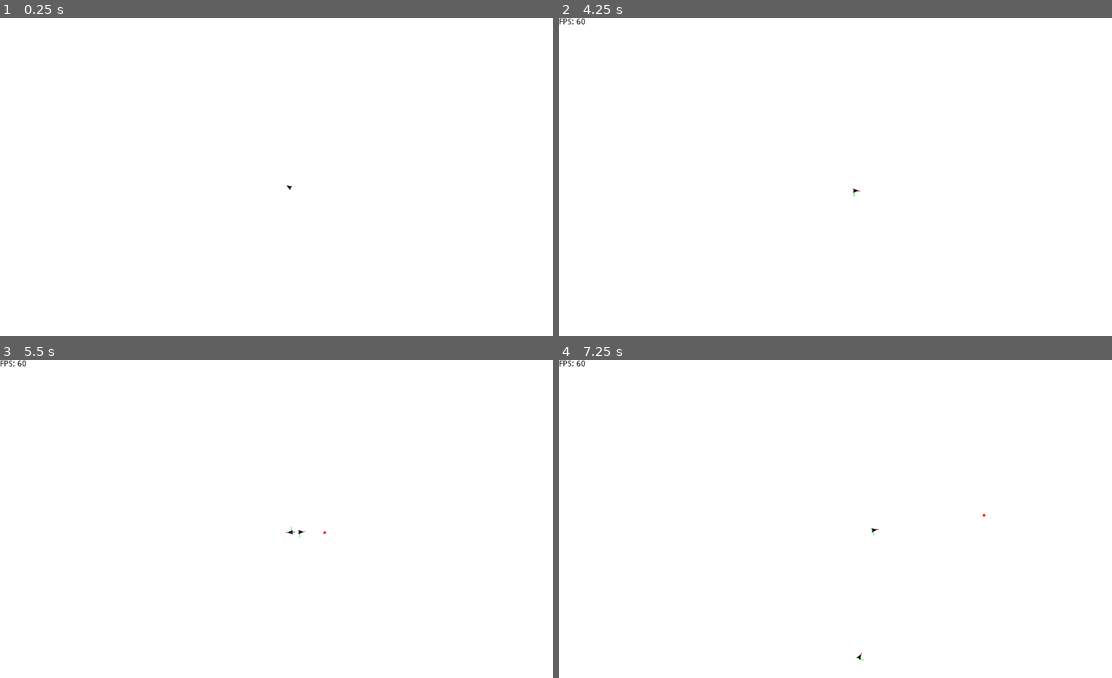
Above: before the commit, frames 1-4 (two rows, left to right).
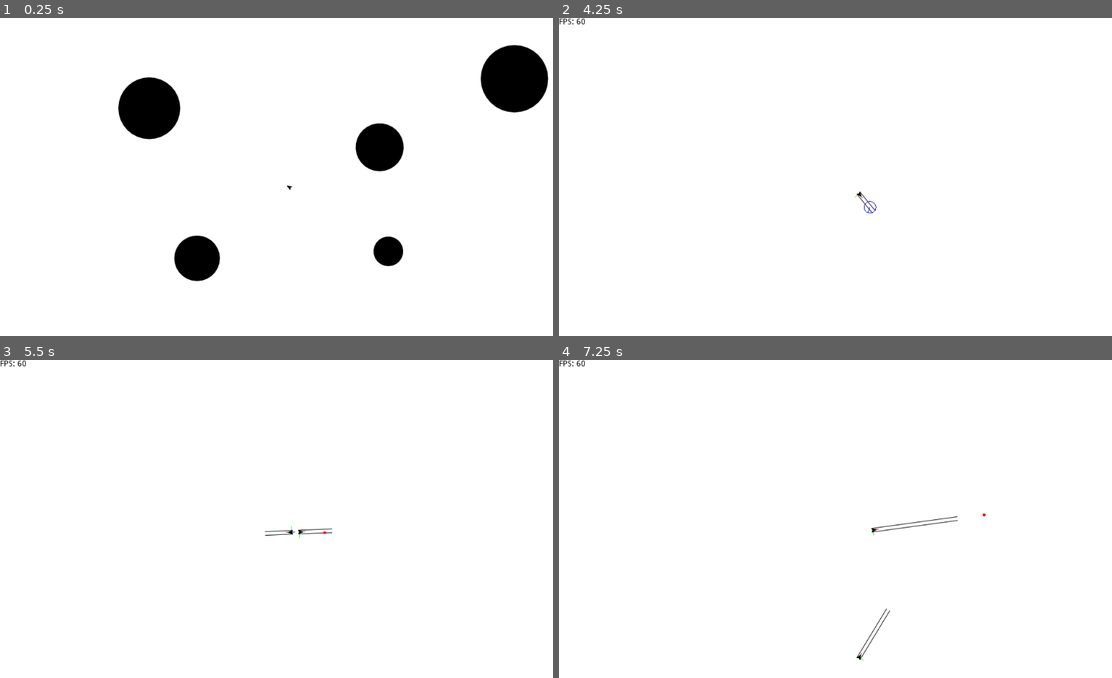
Above: after the commit, the same moments.

Repository: Whiskydog/steering-behaviors-godot
Game: Godot game, scene res://scenes/test_obstacle.tscn
Two runs of this game, one before a commit and one after it. Both use one fixed random seed, a clock stepped at 60 frames per second and the inputs below. Before the commit the project starts from res://scenes/test_seek.tscn.
Inputs (mouse positions are in pixels of both pictures, inside the frame that each line leads up to):
- Up to frame 1 (0.25 s): no input
- Up to frame 2 (4.25 s): tap Enter at 0.5, 3.5 s; move the mouse to (984, 173) at 0.52 s; hold Right (right) 0.53-1.28 s; hold 5 (arrive) 0.53-1.28 s; tap 4 (evade) at 0.8, 1.35 s; move the mouse to (735, 208) at 1.27 s; tap 2 (flee) at 1.55 s; move the mouse to (912, 113) at 2.02 s; hold 2 (flee) 2.03-2.78 s; hold Right (right) 2.03-3.53 s; tap 3 (pursuit) at 2.3, 2.85 s; tap Space at 2.75 s; move the mouse to (824, 259) at 2.77 s; tap 1 (seek) at 3.05 s; move the mouse to (1029, 243) at 3.52 s; hold 1 (seek) from 3.53 s (still down); tap 6 (wander) at 3.8 s; tap F5 (debug) at 4.15 s
- Up to frame 3 (5.5 s): move the mouse to (116, 480) at 4.27 s; release 1 (seek) at 4.28 s; tap 6 (wander) at 4.35 s; tap 5 (arrive) at 4.55 s; move the mouse to (326, 531) at 5.02 s; hold 5 (arrive) from 5.03 s (still down); tap 4 (evade) at 5.3 s
- Up to frame 4 (7.25 s): move the mouse to (763, 445) at 5.77 s; release 5 (arrive) at 5.78 s; hold Right (right) from 5.78 s (still down); tap 4 (evade) at 5.85 s; tap 2 (flee) at 6.05 s; move the mouse to (984, 515) at 6.52 s; hold 2 (flee) from 6.53 s (still down); tap 3 (pursuit) at 6.8 s

The runs differ from the first frame. In frame 1, 6.2% of the frame differs, in the area x 21-100%, y 8-83%; in frame 2, less than 0.1%; in frame 3, 0.1%; in frame 4, 0.2%.
Error before the commit: Parse Error: Mixed tabs and spaces in indentation. (res://scripts/wander_circle.gd:35)

Commit message:
Implemented obstacle avoidance

Diff:
--- a/project.godot
+++ b/project.godot
@@ -16,12 +16,18 @@
 [application]
 
 config/name="Steering Behaviors Test"
-run/main_scene="res://scenes/test_seek.tscn"
+run/main_scene="res://scenes/test_obstacle.tscn"
 config/icon="res://icon.png"
 
 [autoload]
 
 Global="*res://scripts/global.gd"
+SteeringEngine="*res://scripts/steer_engine.gd"
+
+[display]
+
+window/stretch/mode="viewport"
+window/stretch/aspect="keep"
 
 [input]
 
--- /dev/null
+++ b/scenes/obstacle.tscn
@@ -0,0 +1,9 @@
+[gd_scene load_steps=2 format=2]
+
+[ext_resource path="res://scripts/obstacle.gd" type="Script" id=1]
+
+[node name="Obstacle" type="StaticBody2D"]
+script = ExtResource( 1 )
+radius = 10.0
+
+[node name="Collider" type="CollisionShape2D" parent="."]
--- a/scenes/steerable.tscn
+++ b/scenes/steerable.tscn
@@ -14,3 +14,14 @@
 
 [node name="WanderCircle" type="Node2D" parent="."]
 script = ExtResource( 3 )
+distance_from_parent = 30.0
+
+[node name="RayCast" type="RayCast2D" parent="."]
+position = Vector2( -2, 3.2 )
+enabled = true
+cast_to = Vector2( 0, 0 )
+
+[node name="RayCast2" type="RayCast2D" parent="."]
+position = Vector2( -2, -3.2 )
+enabled = true
+cast_to = Vector2( 0, 0 )
--- /dev/null
+++ b/scenes/test_obstacle.tscn
@@ -0,0 +1,39 @@
+[gd_scene load_steps=5 format=2]
+
+[ext_resource path="res://scenes/obstacle.tscn" type="PackedScene" id=1]
+[ext_resource path="res://scenes/steerable.tscn" type="PackedScene" id=2]
+[ext_resource path="res://scripts/mouse_target.gd" type="Script" id=3]
+[ext_resource path="res://scripts/test_obstacle.gd" type="Script" id=4]
+
+[node name="TestObstacle" type="Node2D"]
+script = ExtResource( 4 )
+
+[node name="Camera2D" type="Camera2D" parent="."]
+current = true
+
+[node name="Obstacles" type="Node" parent="."]
+
+[node name="Obstacle" parent="Obstacles" instance=ExtResource( 1 )]
+position = Vector2( -253.234, -143.198 )
+radius = 53.18
+
+[node name="Obstacle2" parent="Obstacles" instance=ExtResource( 1 )]
+position = Vector2( 146.212, -75.3672 )
+radius = 41.18
+
+[node name="Obstacle3" parent="Obstacles" instance=ExtResource( 1 )]
+position = Vector2( -170.33, 117.573 )
+radius = 39.07
+
+[node name="Obstacle4" parent="Obstacles" instance=ExtResource( 1 )]
+position = Vector2( 161.286, 105.514 )
+radius = 25.28
+
+[node name="Obstacle5" parent="Obstacles" instance=ExtResource( 1 )]
+position = Vector2( 379.85, -194.447 )
+radius = 58.01
+
+[node name="Steerable" parent="." instance=ExtResource( 2 )]
+
+[node name="MouseTarget" type="Node2D" parent="."]
+script = ExtResource( 3 )
--- a/scenes/test_stay.tscn
+++ b/scenes/test_stay.tscn
@@ -10,4 +10,4 @@
 current = true
 
 [node name="Steerable" parent="." instance=ExtResource( 2 )]
-max_speed = 150.0
+max_speed = 120.0
--- a/scripts/collider.gd
+++ b/scripts/collider.gd
@@ -8,5 +8,9 @@
 	self.polygon = poly
 
 
+func _process(_delta):
+	update()
+
+
 func _draw():
-	self.draw_polygon(polygon, [Color.black], [], null, null, true)
+	self.draw_polygon(polygon, [get_parent().color], [], null, null, true)
--- /dev/null
+++ b/scripts/obstacle.gd
@@ -0,0 +1,39 @@
+tool
+extends StaticBody2D
+
+
+export(float) var radius = 10.0
+
+
+func _ready():
+	if not Engine.editor_hint:
+		$'Collider'.set_shape(CircleShape2D.new())
+		$'Collider'.shape.set_radius(radius)
+
+
+func _process(_delta):
+	if Engine.editor_hint:
+		update()
+
+
+func _draw():
+	draw_smooth_circle(radius, Color.black)
+
+
+func draw_smooth_circle(_radius, color, max_error = .25):
+	if _radius <= 0.0:
+		return
+
+	var max_points = 32
+
+	var num_points = ceil(PI / acos(1.0 - max_error / _radius))
+	num_points = clamp(num_points, 3, max_points)
+
+	var points = PoolVector2Array([])
+
+	for i in num_points:
+		var phi = i * PI*2 / num_points
+		var v = Vector2(sin(phi), cos(phi))
+		points.push_back(v * _radius)
+
+	draw_colored_polygon(points, color, PoolVector2Array(), null, null, true)
--- a/scripts/steer_engine.gd
+++ b/scripts/steer_engine.gd
@@ -2,60 +2,59 @@
 
 
 const ANGLE_CHANGE = 50.0
-onready var p = get_parent() # Behavior owner
 
 
 func _ready():
     self.name = 'SteeringEngine'
 
 
-func seek(target) -> Vector2:
+func seek(boid, target) -> Vector2:
     # Set desired velocity to the unit vector that points towards the target
     # Multiply it by parent max speed to get a velocity vector
-    var desired_velocity = (target.position - p.position).normalized() * p.max_speed
+    var desired_velocity = (target.position - boid.position).normalized() * boid.max_speed
 
     # We return the desired velocity minus the parent's current velocity
     # This will make the parent steer towards the target
-    return desired_velocity - p.velocity
+    return desired_velocity - boid.velocity
 
 
-func seek_pos(target_pos: Vector2) -> Vector2:
-    var desired_velocity = (target_pos - p.position).normalized() * p.max_speed
-    return desired_velocity - p.velocity
+func seek_pos(boid, target_pos: Vector2) -> Vector2:
+    var desired_velocity = (target_pos - boid.position).normalized() * boid.max_speed
+    return desired_velocity - boid.velocity
 
 
-func flee(target) -> Vector2:
+func flee(boid, target) -> Vector2:
     # Same than seek but inverting the unit vector
-    var desired_velocity = (p.position - target.position).normalized() * p.max_speed
-    return desired_velocity - p.velocity
+    var desired_velocity = (boid.position - target.position).normalized() * boid.max_speed
+    return desired_velocity - boid.velocity
 
 
-func flee_pos(target_pos: Vector2) -> Vector2:
-    var desired_velocity = (p.position - target_pos).normalized() * p.max_speed
-    return desired_velocity - p.velocity
+func flee_pos(boid, target_pos: Vector2) -> Vector2:
+    var desired_velocity = (boid.position - target_pos).normalized() * boid.max_speed
+    return desired_velocity - boid.velocity
 
 
-func pursuit(target) -> Vector2:
+func pursuit(boid, target) -> Vector2:
     # We get the distance between parent and target
-    var distance = (target.position - p.position).length()
+    var distance = (target.position - boid.position).length()
 
     # T is how many cicles will take us to get to the target based on the target speed
     var T = distance / target.max_speed
 
     # We predict where the target will be in T cicles and do a seek towards that position
     var future_pos = target.position + target.velocity * T
-    return seek_pos(future_pos)
+    return seek_pos(boid, future_pos)
 
 
-func evade(target) -> Vector2:
+func evade(boid, target) -> Vector2:
     # Same than pursuit but we flee from the target position instead of seeking it
-    var distance = (target.position - p.position).length()
+    var distance = (target.position - boid.position).length()
     var T = distance / target.max_speed
     var future_pos = target.position + target.velocity * T
-    return flee_pos(future_pos)
+    return flee_pos(boid, future_pos)
 
 
-func arrive(target) -> Vector2:
+func arrive(boid, target) -> Vector2:
     #var desired = target.position - p.position
     #var d = desired.length()
     #desired = desired.normalized()
@@ -67,7 +66,7 @@
     #return desired - p.velocity
 
     # We determine the offset vector between target and parent position
-    var target_offset = target.position - p.position
+    var target_offset = target.position - boid.position
     # We determine distance between target and parent
     var distance = target_offset.length()
 
@@ -75,42 +74,56 @@
     # Then clipping it between this new speed and max speed
     # If we're outside slowing distance we just get max speed, otherwise we get a 0-1 range that slows
     # our speed down to zero. Clipped speed is the minimum between this speed and max speed
-    var ramped_speed = p.max_speed * (distance / p.slowing_distance)
-    var clipped_speed = min(ramped_speed, p.max_speed)
+    var ramped_speed = boid.max_speed * (distance / boid.slowing_distance)
+    var clipped_speed = min(ramped_speed, boid.max_speed)
 
     # We get desired velocity by dividing our speed by distance, basically this gives us the velocity length, then
     # setting this length to the target offset vector (to keep correct heading)
     var desired_velocity = (clipped_speed / distance) * target_offset
-    return desired_velocity - p.velocity
+    return desired_velocity - boid.velocity
 
 
-func wander(wander_circle) -> Vector2:
+func wander(boid, wander_circle) -> Vector2:
     wander_circle.wander_angle += randf() * deg2rad(ANGLE_CHANGE) - deg2rad(ANGLE_CHANGE) * .5
     #p.wander_angle = clamp(p.wander_angle, -2*PI, 2*PI)
-    return seek_pos(wander_circle.global_position +
+    return seek_pos(boid, wander_circle.global_position +
             polar2cartesian(wander_circle.radius, wander_circle.wander_angle + wander_circle.parent_rotation()))
 
 
-func follow_flow_field(flow_field) -> Vector2:
-    var desired_velocity = flow_field.lookup(p.position)
-    return desired_velocity * p.max_speed
+func follow_flow_field(boid, flow_field) -> Vector2:
+    var desired_velocity = flow_field.lookup(boid.position)
+    return desired_velocity * boid.max_speed
 
 
-func stay_within_rect(rect: Rect2) -> Vector2:
-    var desired = polar2cartesian(p.max_speed, p.rotation)
+func stay_within_rect(boid, rect: Rect2) -> Vector2:
+    var desired = boid.velocity
 
-    if p.position.x < rect.position.x:
-        desired = Vector2(p.max_speed, p.velocity.y)
-    elif p.position.x > rect.end.x:
-        desired = Vector2(-p.max_speed, p.velocity.y)
+    if boid.position.x < rect.position.x:
+        desired = Vector2(boid.max_speed, boid.velocity.y)
+    elif boid.position.x > rect.end.x:
+        desired = Vector2(-boid.max_speed, boid.velocity.y)
 
-    if p.position.y < rect.position.y:
-        desired = Vector2(p.velocity.x, p.max_speed)
-    elif p.position.y > rect.end.y:
-        desired = Vector2(p.velocity.x, -p.max_speed)
+    if boid.position.y < rect.position.y:
+        desired = Vector2(boid.velocity.x, boid.max_speed)
+    elif boid.position.y > rect.end.y:
+        desired = Vector2(boid.velocity.x, -boid.max_speed)
 
-    return desired - p.velocity
+    return desired - boid.velocity
 
 
-func avoid_obstacles(obstacles):
-    pass
+func avoid_obstacles(boid: KinematicBody2D, _unused) -> Vector2:
+    var rc = null
+    if boid.raycast.is_colliding():
+        rc = boid.raycast
+    elif boid.raycast2.is_colliding():
+        rc = boid.raycast2
+
+    if rc != null:
+        var collider = rc.get_collider()
+        var force = (rc.get_collision_point() - collider.position).normalized() * boid.max_speed
+        return force
+    #if boid.raycast.is_colliding():
+    #    var collider = boid.raycast.get_collider()
+    #    var force = (boid.raycast.get_collision_point() - collider.position).normalized() * boid.max_speed
+    #    return force
+    return Vector2.ZERO
--- a/scripts/steerable.gd
+++ b/scripts/steerable.gd
@@ -1,26 +1,28 @@
 extends KinematicBody2D
 
 
-var steer_func_ref
-
-var wander_circle: Node2D
-var target
+var behaviors = []
+var targets = []
 
 var velocity = Vector2.ZERO
 var acceleration = Vector2.ZERO
 var steering_force = Vector2.ZERO
 
-var steer_engine: Node = preload('steer_engine.gd').new()
+onready var steer_engine: Node = $'/root/SteeringEngine'
 onready var global: Node = $'/root/Global'
+onready var raycast = $RayCast
+onready var raycast2 = $RayCast2
 
 export(float) var slowing_distance = 100.0
 export(float) var max_speed: float = 260.0
 export(float) var max_force: float = 6.0
+var see_ahead = 150.0
+var wander_circle: Node2D
+var color = Color.black
 
 
 func _ready():
 	wander_circle = $'WanderCircle'
-	self.add_child(steer_engine)
 
 
 func _process(_delta):
@@ -29,9 +31,12 @@
 
 
 func _physics_process(_delta):
-	# Determine steering force based on current behavior
+	# Determine steering force based on current behaviors
 	# Clamped down to max force allowed
-	steering_force = steer_func_ref.call_func(target).clamped(max_force)
+	steering_force = Vector2.ZERO
+	for i in behaviors.size():
+		steering_force += behaviors[i].call_func(self, targets[i])
+	steering_force = steering_force.clamped(max_force)
 
 	# Apply force to acceleration (we could also divide by mass)
 	acceleration += steering_force
@@ -45,6 +50,8 @@
 	# Rotate node towards velocity heading
 	# Reset acceleration for next T
 	self.rotation = velocity.angle()
+	raycast.set_cast_to(polar2cartesian(velocity.length(), velocity.angle() - rotation) + raycast.position)
+	raycast2.set_cast_to(polar2cartesian(velocity.length(), velocity.angle() - rotation) + raycast2.position)
 	acceleration = Vector2.ZERO
 
 
@@ -53,10 +60,12 @@
 		draw_line(Vector2.ZERO, Vector2(10, 0), Color.red)
 		draw_line(Vector2.ZERO, Vector2(0, 10), Color.green)
 		draw_line(Vector2.ZERO, steering_force, Color.mediumblue, 1.0, true)
+		draw_line(raycast.position, raycast.cast_to, Color.black, 1.0, true)
+		draw_line(raycast2.position, raycast2.cast_to, Color.black, 1.0, true)
 
 
-func set_target_and_behavior(target, behavior):
+func add_behavior(target, behavior):
 	if behavior == 'wander':
 		wander_circle.show()
-	self.target = target
-	steer_func_ref = funcref(steer_engine, behavior)
+	targets.append(target)
+	behaviors.append(funcref(steer_engine, behavior))
--- a/scripts/test_arrival.gd
+++ b/scripts/test_arrival.gd
@@ -2,4 +2,4 @@
 
 
 func _ready():
-    $'Steerable'.set_target_and_behavior($'Target', 'arrive')
+    $'Steerable'.add_behavior($'Target', 'arrive')
--- a/scripts/test_evade.gd
+++ b/scripts/test_evade.gd
@@ -2,5 +2,5 @@
 
 
 func _ready():
-	$'Steerable'.set_target_and_behavior($'Target', 'evade')
-	$'Target'.set_target_and_behavior($'MouseTarget', 'seek')
+	$'Steerable'.add_behavior($'Target', 'evade')
+	$'Target'.add_behavior($'MouseTarget', 'seek')
--- a/scripts/test_flee.gd
+++ b/scripts/test_flee.gd
@@ -2,4 +2,4 @@
 
 
 func _ready():
-	$'Steerable'.set_target_and_behavior($'Target', 'flee')
+	$'Steerable'.add_behavior($'Target', 'flee')
--- a/scripts/test_noise.gd
+++ b/scripts/test_noise.gd
@@ -8,4 +8,4 @@
     flow_field = preload('flow_field.gd').new(20)
     self.add_child(flow_field)
     flow_field.position -= get_viewport().size/2
-    $'Steerable'.set_target_and_behavior(flow_field, 'follow_flow_field')
+    $'Steerable'.add_behavior(flow_field, 'follow_flow_field')
--- a/scripts/test_obstacle.gd
+++ b/scripts/test_obstacle.gd
@@ -1 +1,6 @@
 extends Node2D
+
+
+func _ready():
+	$Steerable.add_behavior(null, 'avoid_obstacles')
+	$Steerable.add_behavior($MouseTarget, 'seek')
--- a/scripts/test_pursuit.gd
+++ b/scripts/test_pursuit.gd
@@ -2,5 +2,5 @@
 
 
 func _ready():
-	$'Steerable'.set_target_and_behavior($'Target', 'pursuit')
-	$'Target'.set_target_and_behavior($'MouseTarget', 'seek')
+	$'Steerable'.add_behavior($'Target', 'pursuit')
+	$'Target'.add_behavior($'MouseTarget', 'seek')
--- a/scripts/test_seek.gd
+++ b/scripts/test_seek.gd
@@ -2,4 +2,4 @@
 
 
 func _ready():
-	$'Steerable'.set_target_and_behavior($'Target', 'seek')
+	$'Steerable'.add_behavior($'Target', 'seek')
--- a/scripts/test_stay.gd
+++ b/scripts/test_stay.gd
@@ -3,14 +3,14 @@
 
 var rect_margin = Vector2(50, 50)
 onready var global = $'/root/Global'
-onready var steerable = $'Steerable'
+onready var steerable = $Steerable
 onready var rect = Rect2(-get_viewport().size/2 + rect_margin, get_viewport().size - rect_margin*2)
 
 
 func _ready():
     global.connect('update_nodes', self, '_on_global_update_nodes')
-    steerable.set_target_and_behavior(rect, 'stay_within_rect')
-    steerable.velocity = polar2cartesian(steerable.max_speed, randf() * PI*2)
+    steerable.add_behavior(steerable.wander_circle, 'wander')
+    steerable.add_behavior(rect, 'stay_within_rect')
 
 
 func _draw():
--- a/scripts/test_wander.gd
+++ b/scripts/test_wander.gd
@@ -5,4 +5,4 @@
 
 
 func _ready():
-    steerable.set_target_and_behavior(steerable.wander_circle, 'wander')
+    steerable.add_behavior(steerable.wander_circle, 'wander')
--- a/scripts/wander_circle.gd
+++ b/scripts/wander_circle.gd
@@ -9,35 +9,35 @@
 
 
 func _init():
-    self.hide()
+	self.hide()
 
 
 func _ready():
-    self.position = Vector2.RIGHT * distance_from_parent
+	self.position = Vector2.RIGHT * distance_from_parent
 
 
-func _process(delta):
-    update()
+func _process(_delta):
+	update()
 
 
 func _draw():
-    if global.debug:
-        draw_circle_no_fill(Vector2.ZERO, radius, Color.blue)
-        draw_line(Vector2.ZERO, polar2cartesian(radius, wander_angle), Color.blue, 1.0, true)
+	if global.debug:
+		draw_circle_no_fill(Vector2.ZERO, radius, Color.blue)
+		draw_line(Vector2.ZERO, polar2cartesian(radius, wander_angle), Color.blue, 1.0, true)
 
 
-func draw_circle_no_fill(center, radius, color):
+func draw_circle_no_fill(center, _radius, color):
 	var nb_points = 64
 	var points_arc = PoolVector2Array()
 
 	for i in range(nb_points + 1):
-        #var angle_point = -PI*2 + i * (-PI*2 - PI*2) / nb_points - deg2rad(90)
-        var angle_point = i * PI*2 / nb_points - deg2rad(90)
-        points_arc.push_back(center + Vector2(cos(angle_point), sin(angle_point)) * radius)
+		#var angle_point = -PI*2 + i * (-PI*2 - PI*2) / nb_points - deg2rad(90)
+		var angle_point = i * PI*2 / nb_points - deg2rad(90)
+		points_arc.push_back(center + Vector2(cos(angle_point), sin(angle_point)) * _radius)
 
 	for index_point in range(nb_points):
-        draw_line(points_arc[index_point], points_arc[index_point + 1], color)
+		draw_line(points_arc[index_point], points_arc[index_point + 1], color)
 
 
 func parent_rotation():
-    return get_parent().rotation
+	return get_parent().rotation
